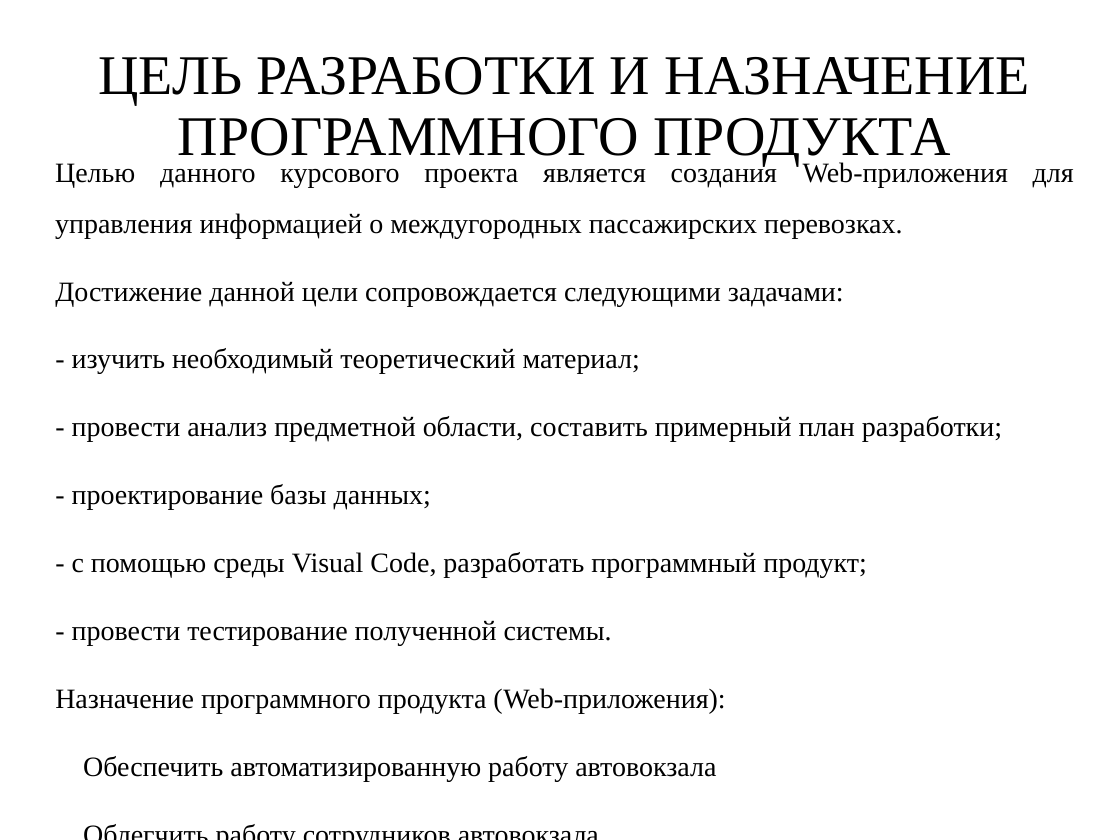
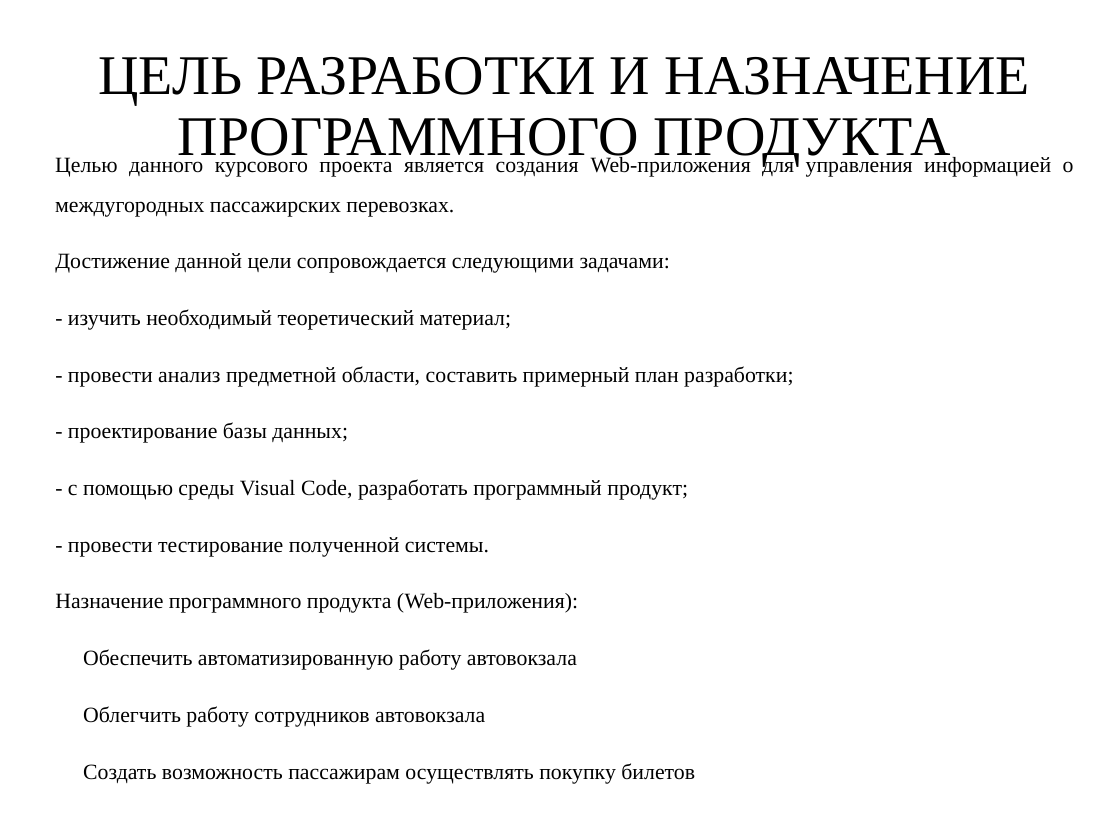
Before and after one commit to RAdKuzur/ASTU, a slide deck: slide 11 of зимняя практика 2023-24/Курсовая презентация Мамлеева.odp. Drawn at 1120x840 pixels with LibreOffice and Linux fonts; fonts in the diff are those of the drawing; background and template pictures are left out. Boxes give left, top, right and bottom in pixels: in the first picture for what was removed or moved away, otherwise in the second. Text is boxed around its words. In the diff, an @@ line names an element or a change of style, - is before the commit and + after.

```diff
--- a/зимняя практика 2023-24/Курсовая презентация Мамлеева.odp
+++ b/зимняя практика 2023-24/Курсовая презентация Мамлеева.odp
@@ text "Целью данного курсового проекта является ..." at box(55, 155, 1074, 784): size 18 to 14 pt @@
```
Also in this commit, not shown: 1 other slide changed, 3 slides added, 3 slides removed, 2 other files.
